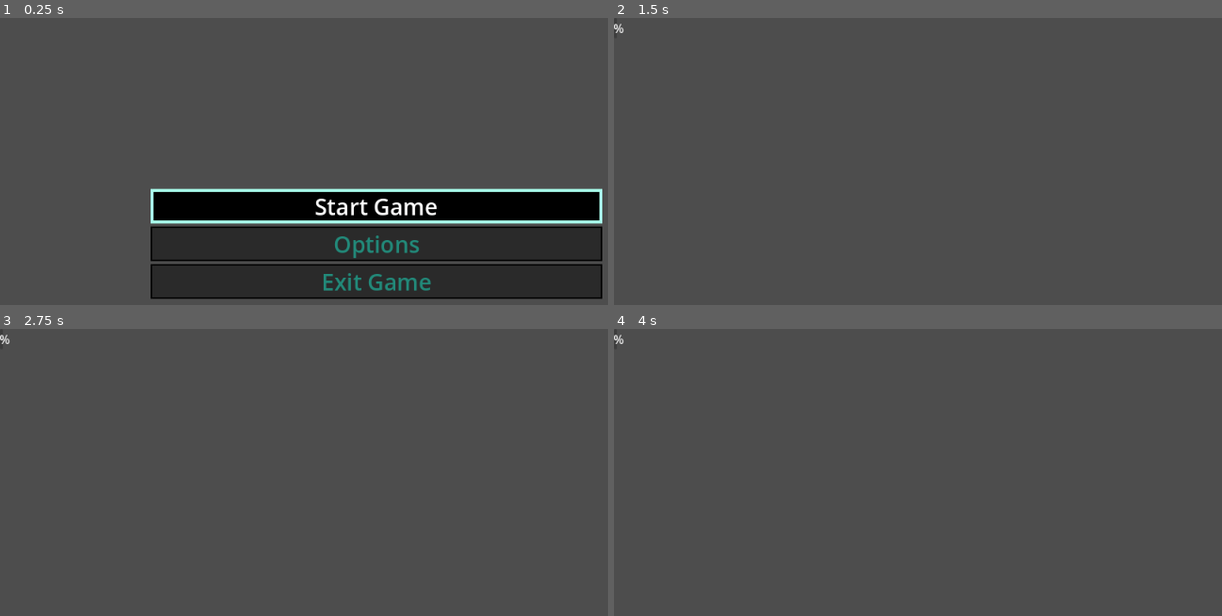
Above: before the commit, frames 1-4 (two rows, left to right).
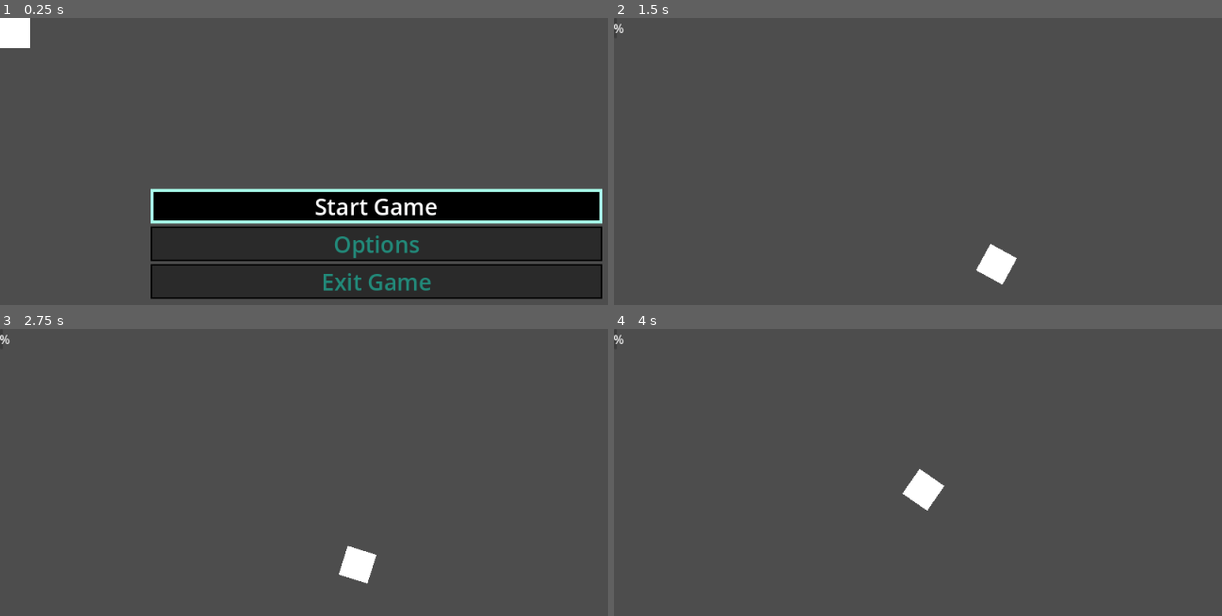
Above: after the commit, the same moments.

Repository: pozbliz/godot_asteroids
Game: Godot game, scene res://main/main.tscn
Two runs of this game, one before a commit and one after it. Both use one fixed random seed, a clock stepped at 60 frames per second and the inputs below.
Inputs (mouse positions are in pixels of both pictures, inside the frame that each line leads up to):
- Up to frame 1 (0.25 s): no input
- Up to frame 2 (1.5 s): click "Start Game" at 0.5 s; tap Enter at 1.25 s; move the mouse to (1155, 221) at 1.27 s; hold Right (turn_right, bound only after the commit) from 1.28 s (still down); click (1155, 221) at 1.42 s
- Up to frame 3 (2.75 s): move the mouse to (224, 578) at 2.02 s; release Right (turn_right, bound only after the commit) at 2.03 s; hold Down (ui_down) from 2.03 s (still down)
- Up to frame 4 (4 s): tap Space at 2.75 s; move the mouse to (1063, 455) at 2.77 s; release Down (ui_down) at 2.78 s; hold Right (turn_right, bound only after the commit) 2.78-3.53 s; move the mouse to (outside the picture) at 3.52 s; hold Up (ui_up) from 3.53 s (still down); click (outside the picture) at 3.67 s

The runs differ from the first frame. In frame 1, 0.5% of the frame differs, in the area x 0-5%, y 0-11%; in frame 2, 0.5%, in the area x 59-67%, y 78-93%; in frame 3, 0.5%; in frame 4, 0.5%.

Commit message:
feat: add player and movement

Diff:
--- a/main/main.gd
+++ b/main/main.gd
@@ -20,6 +20,7 @@
 
 func _on_ui_game_started():
 	play_game_music()
+	$Player.position = $PlayerStartPosition.position
 
 func play_main_menu_music():
 	$Audio/AudioGameplay.stop()
--- a/main/main.tscn
+++ b/main/main.tscn
@@ -1,12 +1,18 @@
-[gd_scene load_steps=5 format=3 uid="uid://3ype7sdg6qmg"]
+[gd_scene load_steps=6 format=3 uid="uid://3ype7sdg6qmg"]
 
 [ext_resource type="Script" uid="uid://x6o647o2k51q" path="res://main/main.gd" id="1_53q0u"]
+[ext_resource type="PackedScene" uid="uid://c2os765h43jfg" path="res://player/player.tscn" id="2_3wy1v"]
 [ext_resource type="PackedScene" uid="uid://dh0kc5ysas7xu" path="res://ui/ui.tscn" id="2_pjrb6"]
 [ext_resource type="AudioStream" uid="uid://clct07bltt7ry" path="res://art/music/loading.wav" id="3_xwkvk"]
 [ext_resource type="AudioStream" uid="uid://8jxme72qogq7" path="res://art/music/meet-the-princess.wav" id="4_c651c"]
 
 [node name="Main" type="Node"]
 script = ExtResource("1_53q0u")
+
+[node name="Player" parent="." instance=ExtResource("2_3wy1v")]
+
+[node name="PlayerStartPosition" type="Marker2D" parent="."]
+position = Vector2(500, 300)
 
 [node name="UI" parent="." instance=ExtResource("2_pjrb6")]
 
--- /dev/null
+++ b/player/player.gd
@@ -0,0 +1,29 @@
+extends CharacterBody2D
+
+
+const ACCELERATION: float = 1.5
+const MAX_SPEED: float = 800.0
+const ROTATION_SPEED: float = 2.5
+const FRICTION = 0.98
+
+var turn_direction: int = 0
+
+
+func _physics_process(delta: float) -> void:
+	var thrust = Vector2.ZERO
+
+	rotation += turn_direction * ROTATION_SPEED * delta
+
+	if Input.is_action_pressed("move_forward"):
+		var target_velocity = transform.x * MAX_SPEED
+		velocity = velocity.lerp(target_velocity, ACCELERATION * delta)
+	else:
+		velocity *= FRICTION
+
+	move_and_slide()
+
+func _process(delta: float) -> void:
+	pass
+
+func _unhandled_input(event: InputEvent) -> void:
+	turn_direction = Input.get_axis("turn_left", "turn_right")
--- /dev/null
+++ b/player/player.tscn
@@ -0,0 +1,14 @@
+[gd_scene load_steps=2 format=3 uid="uid://c2os765h43jfg"]
+
+[ext_resource type="Script" uid="uid://cm3ttl5yw8tqv" path="res://player/player.gd" id="1_oul6g"]
+
+[node name="Player" type="CharacterBody2D"]
+script = ExtResource("1_oul6g")
+
+[node name="Sprite2D" type="Sprite2D" parent="."]
+
+[node name="CollisionShape2D" type="CollisionShape2D" parent="."]
+
+[node name="ColorRect" type="ColorRect" parent="."]
+offset_right = 40.0
+offset_bottom = 40.0
--- a/project.godot
+++ b/project.godot
@@ -32,3 +32,21 @@
 "events": [Object(InputEventKey,"resource_local_to_scene":false,"resource_name":"","device":-1,"window_id":0,"alt_press …(195 unchanged characters)…
 ]
 }
+turn_left={
+"deadzone": 0.2,
+"events": [Object(InputEventKey,"resource_local_to_scene":false,"resource_name":"","device":-1,"window_id":0,"alt_pressed":false,"shift_pressed":false,"ctrl_pressed":false,"meta_pressed":false,"pressed":false,"keycode":0,"physical_keycode":4194319,"key_label":0,"unicode":0,"location":0,"echo":false,"script":null)
+, Object(InputEventKey,"resource_local_to_scene":false,"resource_name":"","device":-1,"window_id":0,"alt_pressed":false,"shift_pressed":false,"ctrl_pressed":false,"meta_pressed":false,"pressed":false,"keycode":0,"physical_keycode":65,"key_label":0,"unicode":97,"location":0,"echo":false,"script":null)
+]
+}
+turn_right={
+"deadzone": 0.2,
+"events": [Object(InputEventKey,"resource_local_to_scene":false,"resource_name":"","device":-1,"window_id":0,"alt_pressed":false,"shift_pressed":false,"ctrl_pressed":false,"meta_pressed":false,"pressed":false,"keycode":0,"physical_keycode":4194321,"key_label":0,"unicode":0,"location":0,"echo":false,"script":null)
+, Object(InputEventKey,"resource_local_to_scene":false,"resource_name":"","device":-1,"window_id":0,"alt_pressed":false,"shift_pressed":false,"ctrl_pressed":false,"meta_pressed":false,"pressed":false,"keycode":0,"physical_keycode":68,"key_label":0,"unicode":100,"location":0,"echo":false,"script":null)
+]
+}
+move_forward={
+"deadzone": 0.2,
+"events": [Object(InputEventKey,"resource_local_to_scene":false,"resource_name":"","device":-1,"window_id":0,"alt_pressed":false,"shift_pressed":false,"ctrl_pressed":false,"meta_pressed":false,"pressed":false,"keycode":0,"physical_keycode":4194320,"key_label":0,"unicode":0,"location":0,"echo":false,"script":null)
+, Object(InputEventKey,"resource_local_to_scene":false,"resource_name":"","device":-1,"window_id":0,"alt_pressed":false,"shift_pressed":false,"ctrl_pressed":false,"meta_pressed":false,"pressed":false,"keycode":0,"physical_keycode":87,"key_label":0,"unicode":119,"location":0,"echo":false,"script":null)
+]
+}
Not shown, added: player/player.gd.uid
